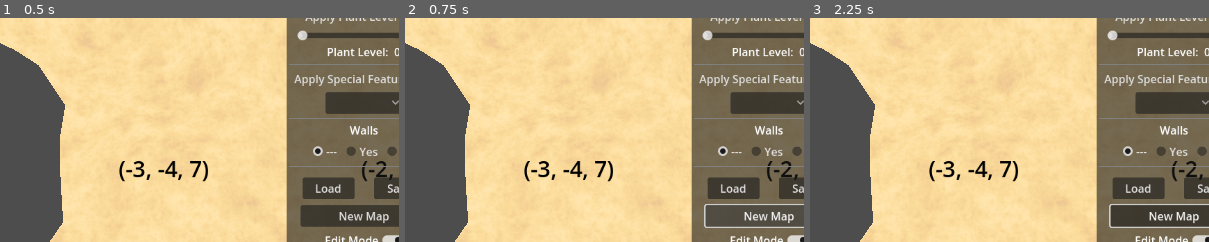
Above: before the commit, frames 1-3 (left to right).
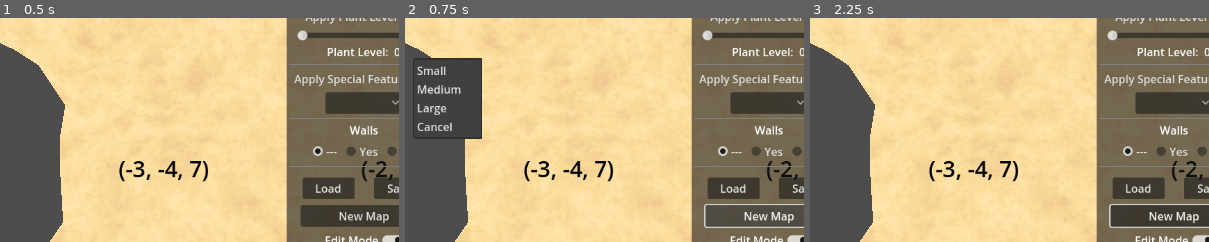
Above: after the commit, the same moments.

Repository: davepruitt/hex_map_godot
Game: Godot game, scene res://scenes/main.tscn
Two runs of this game, one before a commit and one after it. Both use one fixed random seed, a clock stepped at 60 frames per second and the inputs below.
Inputs:
- Up to frame 1 (0.5 s): no input
- Up to frame 2 (0.75 s): click "New Map" at 0.5 s
- Up to frame 3 (2.25 s): click "New Map" at 1.25 s; click "---" at 2 s
The pictures show only the part of the screen within x 45-95%, y 32-82%; the shares and areas given below are measured in that part.

Frame 1 is identical in both runs. In frame 2, 2.9% of the frame differs, in the area x 2-20%, y 17-55%; in frame 3, nothing differs.

Commit message:
Relinking UI signals

Diff:
--- /dev/null
+++ b/hex_project_godot/scenes/hex_game_ui.tscn
@@ -0,0 +1,3 @@
+[gd_scene format=3 uid="uid://euw055et26sk"]
+
+[node name="HexGameUi" type="Node3D"]
--- a/hex_project_godot/scenes/hex_map_editor_ui.tscn
+++ b/hex_project_godot/scenes/hex_map_editor_ui.tscn
@@ -560,3 +560,37 @@
 file_mode = 0
 access = 1
 use_native_dialog = true
+
+[connection signal="pressed" from="CanvasLayer/HBoxContainer/PanelContainer/VBoxContainer/GridContainer/CheckBox_NoColor" to="." method="_on_check_box_no_color_pressed"]
+[connection signal="pressed" from="CanvasLayer/HBoxContainer/PanelContainer/VBoxContainer/GridContainer/CheckBox_ColorYellow" to="." method="_on_check_box_color_yellow_pressed"]
+[connection signal="pressed" from="CanvasLayer/HBoxContainer/PanelContainer/VBoxContainer/GridContainer/CheckBox_ColorGreen" to="." method="_on_check_box_color_green_pressed"]
+[connection signal="pressed" from="CanvasLayer/HBoxContainer/PanelContainer/VBoxContainer/GridContainer/CheckBox_ColorBlue" to="." method="_on_check_box_color_blue_pressed"]
+[connection signal="pressed" from="CanvasLayer/HBoxContainer/PanelContainer/VBoxContainer/GridContainer/CheckBox_ColorOrange" to="." method="_on_check_box_color_orange_pressed"]
+[connection signal="pressed" from="CanvasLayer/HBoxContainer/PanelContainer/VBoxContainer/GridContainer/CheckBox_ColorWhite" to="." method="_on_check_box_color_white_pressed"]
+[connection signal="toggled" from="CanvasLayer/HBoxContainer/PanelContainer/VBoxContainer/CheckButton_EnableElevation" to="." method="_on_check_button_enable_elevation_toggled"]
+[connection signal="value_changed" from="CanvasLayer/HBoxContainer/PanelContainer/VBoxContainer/MarginContainer/ElevationSlider" to="." method="_on_elevation_slider_value_changed"]
+[connection signal="toggled" from="CanvasLayer/HBoxContainer/PanelContainer/VBoxContainer/CheckButton_WaterLevel" to="." method="_on_check_button_water_level_toggled"]
+[connection signal="value_changed" from="CanvasLayer/HBoxContainer/PanelContainer/VBoxContainer/MarginContainer11/WaterLevelSlider" to="." method="_on_water_level_slider_value_changed"]
+[connection signal="value_changed" from="CanvasLayer/HBoxContainer/PanelContainer/VBoxContainer/MarginContainer2/BrushSizeSlider" to="." method="_on_brush_size_slider_value_changed"]
+[connection signal="toggled" from="CanvasLayer/HBoxContainer/PanelContainer/VBoxContainer/CheckButton_ShowLabels" to="." method="_on_check_button_show_labels_toggled"]
+[connection signal="pressed" from="CanvasLayer/HBoxContainer/PanelContainer/VBoxContainer/HBoxContainer3/CheckBox_RiversIgnore" to="." method="_on_check_box_rivers_ignore_pressed"]
+[connection signal="pressed" from="CanvasLayer/HBoxContainer/PanelContainer/VBoxContainer/HBoxContainer3/CheckBox_RiversYes" to="." method="_on_check_box_rivers_yes_pressed"]
+[connection signal="pressed" from="CanvasLayer/HBoxContainer/PanelContainer/VBoxContainer/HBoxContainer3/CheckBox_RiversNo" to="." method="_on_check_box_rivers_no_pressed"]
+[connection signal="pressed" from="CanvasLayer/HBoxContainer/PanelContainer/VBoxContainer/HBoxContainer4/CheckBox_RoadsIgnore" to="." method="_on_check_box_roads_ignore_pressed"]
+[connection signal="pressed" from="CanvasLayer/HBoxContainer/PanelContainer/VBoxContainer/HBoxContainer4/CheckBox_RoadsYes" to="." method="_on_check_box_roads_yes_pressed"]
+[connection signal="pressed" from="CanvasLayer/HBoxContainer/PanelContainer/VBoxContainer/HBoxContainer4/CheckBox_RoadsNo" to="." method="_on_check_box_roads_no_pressed"]
+[connection signal="toggled" from="CanvasLayer/PanelContainer2/MarginContainer/VBoxContainer/CheckButton_UrbanLevel" to="." method="_on_check_button_urban_level_toggled"]
+[connection signal="value_changed" from="CanvasLayer/PanelContainer2/MarginContainer/VBoxContainer/MarginContainer/UrbanLevelSlider" to="." method="_on_urban_level_slider_value_changed"]
+[connection signal="toggled" from="CanvasLayer/PanelContainer2/MarginContainer/VBoxContainer/CheckButton_FarmLevel" to="." method="_on_check_button_farm_level_toggled"]
+[connection signal="value_changed" from="CanvasLayer/PanelContainer2/MarginContainer/VBoxContainer/MarginContainer2/FarmLevelSlider" to="." method="_on_farm_level_slider_value_changed"]
+[connection signal="toggled" from="CanvasLayer/PanelContainer2/MarginContainer/VBoxContainer/CheckButton_PlantLevel" to="." method="_on_check_button_plant_level_toggled"]
+[connection signal="value_changed" from="CanvasLayer/PanelContainer2/MarginContainer/VBoxContainer/MarginContainer3/PlantLevelSlider" to="." method="_on_plant_level_slider_value_changed"]
+[connection signal="toggled" from="CanvasLayer/PanelContainer2/MarginContainer/VBoxContainer/CheckButton_SpecialFeature" to="." method="_on_check_button_special_feature_toggled"]
+[connection signal="item_selected" from="CanvasLayer/PanelContainer2/MarginContainer/VBoxContainer/OptionButton_SpecialFeature" to="." method="_on_option_button_special_feature_item_selected"]
+[connection signal="pressed" from="CanvasLayer/PanelContainer2/MarginContainer/VBoxContainer/HBoxContainer4/CheckBox_WallsIgnore" to="." method="_on_check_box_walls_ignore_pressed"]
+[connection signal="pressed" from="CanvasLayer/PanelContainer2/MarginContainer/VBoxContainer/HBoxContainer4/CheckBox_WallsYes" to="." method="_on_check_box_walls_yes_pressed"]
+[connection signal="pressed" from="CanvasLayer/PanelContainer2/MarginContainer/VBoxContainer/HBoxContainer4/CheckBox_WallsNo" to="." method="_on_check_box_walls_no_pressed"]
+[connection signal="pressed" from="CanvasLayer/PanelContainer2/MarginContainer/VBoxContainer/MarginContainer4/GridContainer/LoadButton" to="." method="_on_load_button_pressed"]
+[connection signal="pressed" from="CanvasLayer/PanelContainer2/MarginContainer/VBoxContainer/MarginContainer4/GridContainer/SaveButton" to="." method="_on_save_button_pressed"]
+[connection signal="pressed" from="CanvasLayer/PanelContainer2/MarginContainer/VBoxContainer/MarginContainer5/NewMapButton" to="." method="_on_new_map_button_pressed"]
+[connection signal="toggled" from="CanvasLayer/PanelContainer2/MarginContainer/VBoxContainer/CheckButton_EditMode" to="." method="_on_check_button_edit_mode_toggled"]
